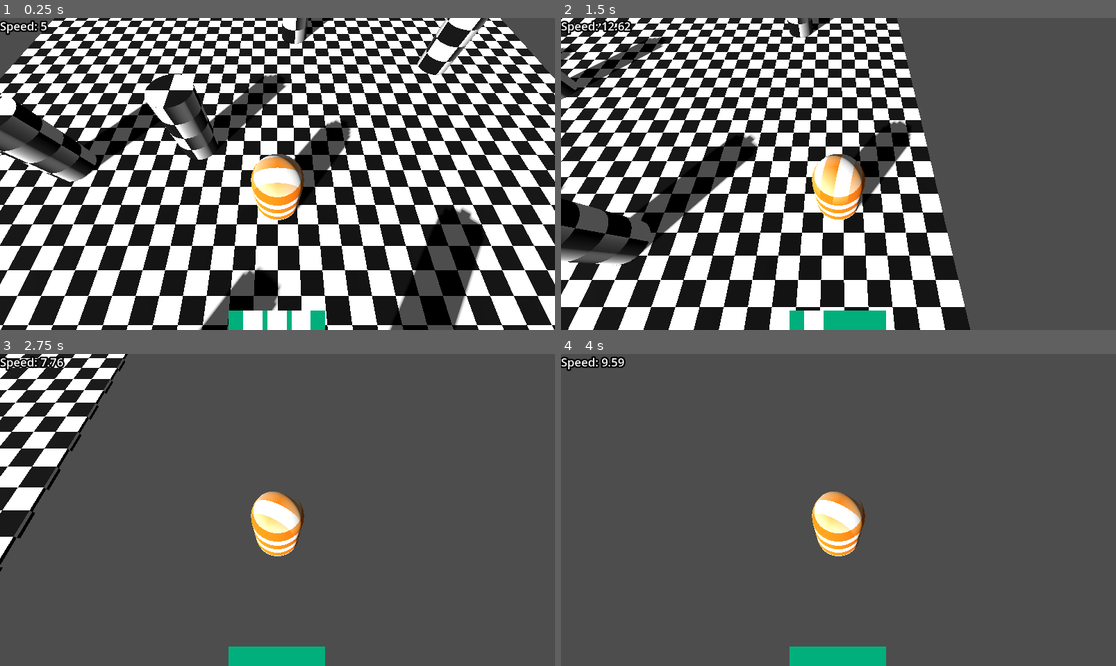
Above: before the commit, frames 1-4 (two rows, left to right).
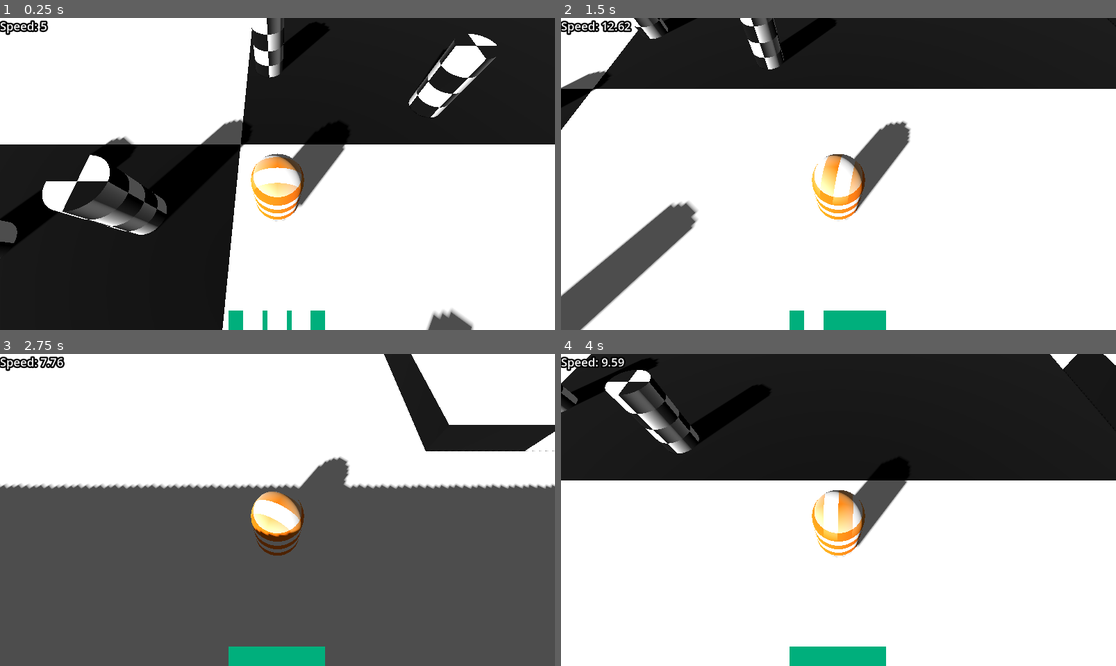
Above: after the commit, the same moments.

Repository: sammburr/terras-inter
Game: Godot game, scene res://scenes/tests/player_movement.tscn
Two runs of this game, one before a commit and one after it. Both use one fixed random seed, a clock stepped at 60 frames per second and the inputs below.
Inputs (mouse positions are in pixels of both pictures, inside the frame that each line leads up to):
- Up to frame 1 (0.25 s): no input
- Up to frame 2 (1.5 s): tap Enter (ui_accept) at 0.5, 0.77 s; move the mouse to (960, 158) at 0.52 s; hold D (move_right) 0.53-1.28 s; tap Shift (dash) at 0.6, 1.35 s; move the mouse to (727, 189) at 1.27 s; hold S (move_back) from 1.28 s (still down)
- Up to frame 3 (2.75 s): tap Enter (ui_accept) at 1.52 s; move the mouse to (333, 441) at 2.02 s; release S (move_back) at 2.03 s; hold D (move_right) from 2.03 s (still down); tap Shift (dash) at 2.1 s
- Up to frame 4 (4 s): move the mouse to (810, 572) at 2.77 s; release D (move_right) at 2.78 s; hold W (move_forward) 2.78-3.53 s; tap Shift (dash) at 2.85, 3.6 s; tap Enter (ui_accept) at 3.02, 3.77 s; move the mouse to (1005, 556) at 3.52 s; hold A (move_left) from 3.53 s (still down)

The runs differ from the first frame. In frame 1, 55% of the frame differs, in the area x 0-100%, y 0-100%; in frame 2, 69%; in frame 3, 40%; in frame 4, 96%.

Commit message:
Add: test env block out Refactor: player movement test scene

Diff:
--- /dev/null
+++ b/art/models/test_env.tscn
@@ -0,0 +1,43 @@
+[gd_scene load_steps=5 format=3 uid="uid://b7rh1hn5nvy0q"]
+
+[ext_resource type="PackedScene" uid="uid://clsm2o6u22d2v" path="res://assets/models/test_env.fbx" id="1_33q2o"]
+[ext_resource type="Material" uid="uid://dspbrm4dmi6jb" path="res://art/materials/stripes_orange.tres" id="2_2ogmt"]
+[ext_resource type="Material" uid="uid://ifcrtjtuhsg3" path="res://art/materials/checker_black_white.tres" id="3_l2xon"]
+
+[sub_resource type="BoxShape3D" id="BoxShape3D_0024r"]
+size = Vector3(1.01178, 0.972839, 0.0622101)
+
+[node name="test_env" instance=ExtResource("1_33q2o")]
+
+[node name="Cube" parent="." index="0"]
+material_override = ExtResource("2_2ogmt")
+
+[node name="Cube_001" parent="." index="1"]
+material_override = ExtResource("2_2ogmt")
+
+[node name="Cube_002" parent="." index="2"]
+material_override = ExtResource("2_2ogmt")
+
+[node name="Cube_003" parent="." index="3"]
+material_override = ExtResource("3_l2xon")
+
+[node name="Cube_004" parent="." index="4"]
+material_override = ExtResource("3_l2xon")
+
+[node name="Cube_005" parent="." index="5"]
+material_override = ExtResource("3_l2xon")
+
+[node name="Cube_006" parent="." index="6"]
+material_override = ExtResource("3_l2xon")
+
+[node name="Floor" parent="." index="7"]
+material_override = ExtResource("3_l2xon")
+
+[node name="Collider" type="StaticBody3D" parent="Floor" index="0"]
+
+[node name="CollisionShape3D" type="CollisionShape3D" parent="Floor/Collider" index="0"]
+transform = Transform3D(1, 0, 0, 0, 1, -2.84217e-14, 0, 2.84217e-14, 1, -0.173737, 0.266693, -5.32747e-05)
+shape = SubResource("BoxShape3D_0024r")
+
+[node name="Floor_001" parent="." index="8"]
+material_override = ExtResource("3_l2xon")
--- a/scenes/enviroments/test_enviroment.tscn
+++ b/scenes/enviroments/test_enviroment.tscn
@@ -1,44 +1,29 @@
-[gd_scene load_steps=6 format=3 uid="uid://dmae41jaquqt2"]
+[gd_scene load_steps=4 format=3 uid="uid://dmae41jaquqt2"]
 
-[ext_resource type="Material" uid="uid://ifcrtjtuhsg3" path="res://art/materials/checker_black_white.tres" id="1_bvkcm"]
 [ext_resource type="PackedScene" uid="uid://bkfwufp23ltn4" path="res://scenes/enviroments/props/test_pillar.tscn" id="2_ilpja"]
-
-[sub_resource type="BoxShape3D" id="BoxShape3D_nxgb8"]
-size = Vector3(20, 0.1, 20)
-
-[sub_resource type="BoxMesh" id="BoxMesh_3eotr"]
-size = Vector3(20, 0.1, 20)
+[ext_resource type="PackedScene" uid="uid://b7rh1hn5nvy0q" path="res://art/models/test_env.tscn" id="3_umngr"]
 
 [sub_resource type="Environment" id="Environment_k4edh"]
 
 [node name="TestEnviroment" type="Node3D"]
 
-[node name="Floor" type="StaticBody3D" parent="."]
-
-[node name="CollisionShape3D" type="CollisionShape3D" parent="Floor"]
-shape = SubResource("BoxShape3D_nxgb8")
-
-[node name="MeshInstance3D" type="MeshInstance3D" parent="Floor"]
-material_override = ExtResource("1_bvkcm")
-mesh = SubResource("BoxMesh_3eotr")
-
 [node name="TestPillar" parent="." instance=ExtResource("2_ilpja")]
-transform = Transform3D(1, 0, 0, 0, 1, 0, 0, 0, 1, 0.692719, 0.0500002, -6.3112)
+transform = Transform3D(1, 0, 0, 0, 1, 0, 0, 0, 1, -43.2734, 0.0500002, 2.20288)
 
 [node name="TestPillar2" parent="." instance=ExtResource("2_ilpja")]
-transform = Transform3D(1, 0, 0, 0, 1, 0, 0, 0, 1, -5.62939, 0.0500002, -0.153317)
+transform = Transform3D(1, 0, 0, 0, 1, 0, 0, 0, 1, -49.5955, 0.0500002, 8.36077)
 
 [node name="TestPillar3" parent="." instance=ExtResource("2_ilpja")]
-transform = Transform3D(1, 0, 0, 0, 1, 0, 0, 0, 1, -2.51536, 0.0500007, 5.59425)
+transform = Transform3D(1, 0, 0, 0, 1, 0, 0, 0, 1, -46.4814, 0.0500007, 14.1083)
 
 [node name="TestPillar4" parent="." instance=ExtResource("2_ilpja")]
-transform = Transform3D(1, 0, 0, 0, 1, 0, 0, 0, 1, -2.26081, 0.0500002, -0.838507)
+transform = Transform3D(1, 0, 0, 0, 1, 0, 0, 0, 1, -46.2269, 0.0500002, 7.67558)
 
 [node name="TestPillar5" parent="." instance=ExtResource("2_ilpja")]
-transform = Transform3D(1, 0, 0, 0, 1, 0, 0, 0, 1, 5.79759, 0.0500002, -4.44038)
+transform = Transform3D(1, 0, 0, 0, 1, 0, 0, 0, 1, -38.1685, 0.0500002, 4.0737)
 
 [node name="TestPillar6" parent="." instance=ExtResource("2_ilpja")]
-transform = Transform3D(1, 0, 0, 0, 1, 0, 0, 0, 1, 2.40072, 0.0500002, 4.19631)
+transform = Transform3D(1, 0, 0, 0, 1, 0, 0, 0, 1, -41.5654, 0.0500002, 12.7104)
 
 [node name="WorldEnvironment" type="WorldEnvironment" parent="."]
 environment = SubResource("Environment_k4edh")
@@ -46,3 +31,6 @@
 [node name="DirectionalLight3D" type="DirectionalLight3D" parent="."]
 transform = Transform3D(0.787226, 0.301813, -0.537759, 0, 0.872044, 0.489428, 0.616665, -0.38529, 0.686495, 0, 5.09431, 0)
 shadow_enabled = true
+
+[node name="test_env" parent="." instance=ExtResource("3_umngr")]
+transform = Transform3D(1, 0, 0, 0, 1, 0, 0, 0, 1, 0, -3.06291, 0)
--- a/scenes/tests/player_movement.tscn
+++ b/scenes/tests/player_movement.tscn
@@ -8,4 +8,4 @@
 [node name="TestEnviroment" parent="." instance=ExtResource("1_smmtx")]
 
 [node name="Player" parent="." instance=ExtResource("2_kcss1")]
-transform = Transform3D(1, 0, 0, 0, 1, 0, 0, 0, 1, 0, 0, 1)
+transform = Transform3D(1, 0, 0, 0, 1, 0, 0, 0, 1, -42.9795, 0, 7.41887)
Binary file added: assets/models/test_env.fbx
Not shown, added: assets/models/test_env.fbx.import
